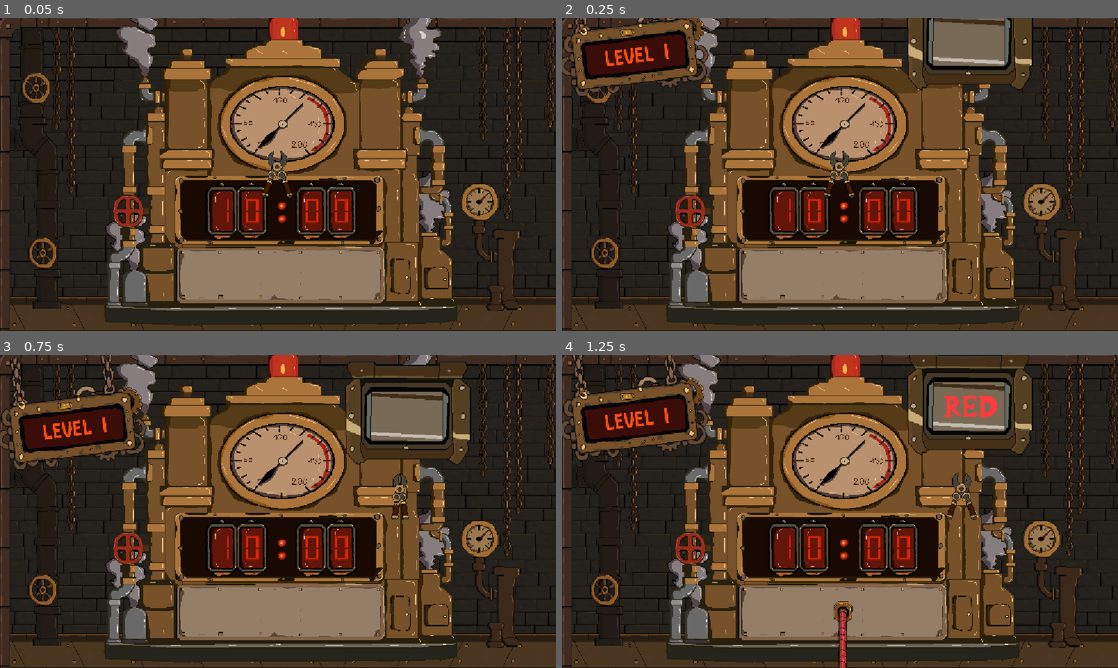
Above: before the commit, frames 1-4 (two rows, left to right).
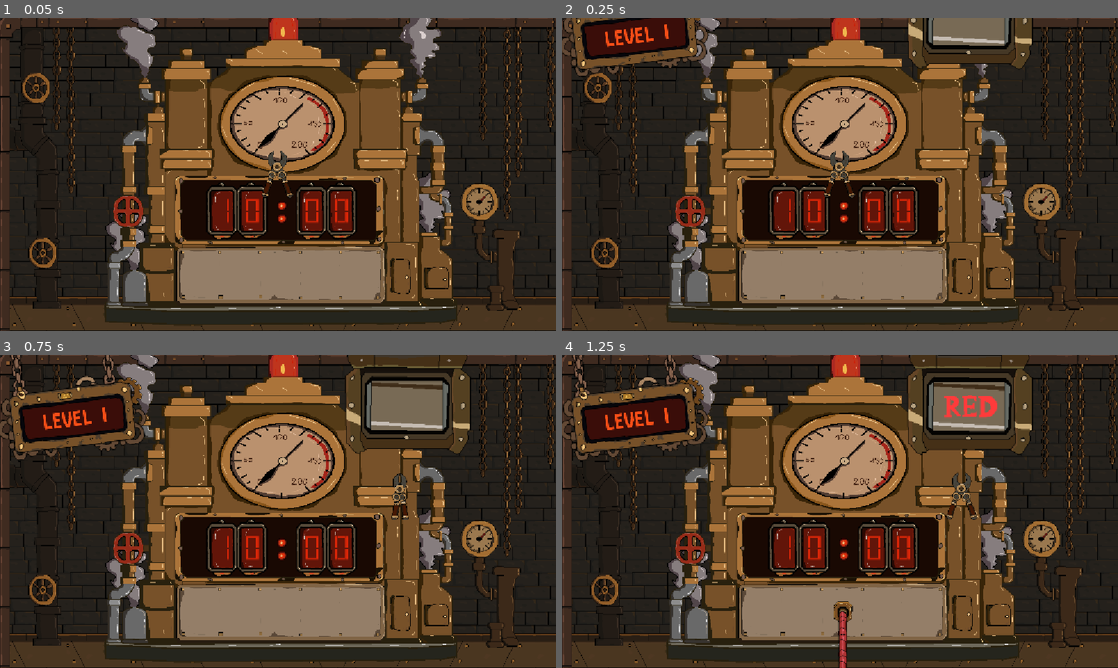
Above: after the commit, the same moments.

Repository: Coleim/cut_down_gmtk_2026
Game: Godot game, scene res://scenes/game_modes/GameReverse.tscn
Same seed, same stepped clock (60 frames per second), same inputs: the game is played once before the commit and once after it. This scene is started directly instead of the project's main scene.
Inputs (mouse positions are in pixels of both pictures, inside the frame that each line leads up to):
- Up to frame 1 (0.05 s): no input
- Up to frame 2 (0.25 s): no input
- Up to frame 3 (0.75 s): tap Enter at 0.5 s; move the mouse to (400, 495) at 0.52 s; hold Right from 0.53 s (still down); click (400, 495) at 0.67 s
- Up to frame 4 (1.25 s): keep holding Right

Frame 1 is identical in both runs. In frame 2, 7.1% of the frame differs, in the area x 0-85%, y 0-25%; in frame 3, 8.1%, in the area x 0-85%, y 0-37%; in frame 4, nothing differs.

Commit message:
ModePanel animation + GameOver button fix + remove bounce on all panels
- ModePanel: hidden by default, slides from (157,131) to (157,247) after LevelPanel lands
- ModePanel shown in all paths when mode is REVERSE (frame 0) or STRONG_CABLES (frame 1)
- All panel slide-in tweens changed from TRANS_BACK to TRANS_QUART (pulley feel, no bounce)
- MainMenu title also changed to TRANS_QUART
- GameOver: MenuButton now shows LevelSelect.png in STORY mode instead of MainMenu.png
- Added import files for Mode_Panel.png and Mode_Text.png

Diff:
--- a/scenes/game_modes/GameBase.tscn
+++ b/scenes/game_modes/GameBase.tscn
@@ -13,7 +13,8 @@
 [ext_resource type="Texture2D" uid="uid://bs6ysir2hwwxb" path="res://assets/sprites/TimerContainer.png" id="9_aptqa"]
 [ext_resource type="Texture2D" uid="uid://74gkle7jxvur" path="res://assets/sprites/Numbers.png" id="10_gynul"]
 [ext_resource type="Texture2D" uid="uid://d2ly7qgpmnyw0" path="res://assets/sprites/Dotslights.png" id="11_60iot"]
-[ext_resource type="FontFile" uid="uid://cr3q8nhf2vxn0" path="res://assets/fonts/Palatino.ttc" id="12_font"]
+[ext_resource type="Texture2D" uid="uid://1y7y3rngq3nj" path="res://assets/sprites/Mode_Panel.png" id="12_5rxmd"]
+[ext_resource type="Texture2D" uid="uid://n1bpv7o8v5sv" path="res://assets/sprites/Mode_Text.png" id="13_e3e5m"]
 
 [sub_resource type="AtlasTexture" id="AtlasTexture_6k07o"]
 atlas = ExtResource("10_gynul")
@@ -130,6 +131,28 @@
 }, {
 "duration": 1.0,
 "texture": SubResource("AtlasTexture_gynul")
+}],
+"loop": 1,
+"name": &"default",
+"speed": 5.0
+}]
+
+[sub_resource type="AtlasTexture" id="AtlasTexture_nhe67"]
+atlas = ExtResource("13_e3e5m")
+region = Rect2(0, 0, 169, 119)
+
+[sub_resource type="AtlasTexture" id="AtlasTexture_2asn1"]
+atlas = ExtResource("13_e3e5m")
+region = Rect2(0, 119, 169, 119)
+
+[sub_resource type="SpriteFrames" id="SpriteFrames_6bti2"]
+animations = [{
+"frames": [{
+"duration": 1.0,
+"texture": SubResource("AtlasTexture_nhe67")
+}, {
+"duration": 1.0,
+"texture": SubResource("AtlasTexture_2asn1")
 }],
 "loop": 1,
 "name": &"default",
@@ -303,6 +326,14 @@
 [node name="ShowColor" type="AnimatedSprite2D" parent="ColorSelector" unique_id=859084109]
 sprite_frames = SubResource("SpriteFrames_qiobv")
 
+[node name="ModePanel" type="Sprite2D" parent="." unique_id=1744435502]
+position = Vector2(157, 247)
+rotation = -0.06283185
+texture = ExtResource("12_5rxmd")
+
+[node name="ModeText" type="AnimatedSprite2D" parent="ModePanel" unique_id=1839505944]
+sprite_frames = SubResource("SpriteFrames_6bti2")
+
 [node name="LevelPanel" type="Sprite2D" parent="." unique_id=1563955765]
 position = Vector2(143, 105.00001)
 rotation = -0.12217305
@@ -313,15 +344,3 @@
 position = Vector2(1.6342773, 5.6257095)
 scale = Vector2(0.7692308, 0.7692308)
 sprite_frames = SubResource("SpriteFrames_vdwqs")
-
-[node name="ModeLabel" type="Label" parent="LevelPanel" unique_id=1478023702]
-visible = false
-offset_left = -80.0
-offset_top = -20.0
-offset_right = 80.0
-offset_bottom = 20.0
-theme_override_fonts/font = ExtResource("12_font")
-theme_override_font_sizes/font_size = 18
-text = "MODE"
-horizontal_alignment = 1
-vertical_alignment = 1
--- a/scenes/main_menu/MainMenu.tscn
+++ b/scenes/main_menu/MainMenu.tscn
@@ -72,7 +72,7 @@
 texture = ExtResource("3_wckin")
 
 [node name="MainTitle" type="Sprite2D" parent="." unique_id=450342072]
-position = Vector2(562, 229.99998)
+position = Vector2(588.99994, 229.99997)
 scale = Vector2(0.84117645, 0.84117645)
 texture = ExtResource("2_qmweu")
 
--- a/scripts/game_modes/GameBase.gd
+++ b/scripts/game_modes/GameBase.gd
@@ -13,7 +13,8 @@
 @onready var _cables_container: HBoxContainer = $UI/CablesContainer
 @onready var _level_panel: Sprite2D            = $LevelPanel
 @onready var _level_sprite: AnimatedSprite2D   = $LevelPanel/LevelSprite
-@onready var _mode_label: Label                = $LevelPanel/ModeLabel   # placeholder until sprite asset exists
+@onready var _mode_panel: Sprite2D             = $ModePanel
+@onready var _mode_text: AnimatedSprite2D      = $ModePanel/ModeText
 
 @onready var _color_selector: Sprite2D         = $ColorSelector
 @onready var _show_color: AnimatedSprite2D     = $ColorSelector/ShowColor
@@ -34,12 +35,15 @@
 var _time_left: float = 0.0
 var _level_ended: bool = false
 var _timer_running: bool = false
+var _mode_panel_end_pos: Vector2
 
 # ---------------------------------------------------------------------------
 # Lifecycle
 # ---------------------------------------------------------------------------
 
 func _ready() -> void:
+	_mode_panel_end_pos    = _mode_panel.position
+	_mode_panel.visible    = false
 	_color_selector.modulate.a = 0
 
 	# Set time before panel animates so the display is correct from frame 1
@@ -122,28 +126,43 @@
 # ---------------------------------------------------------------------------
 
 func _setup_panel() -> void:
-	# Configure the correct content before the panel slides in
+	# --- Content ---
 	match GameManager.current_path:
 		GameManager.PathType.STORY:
-			_level_sprite.visible   = true
-			_mode_label.visible     = false
+			_level_sprite.visible = true
 			_level_sprite.stop()
 			_level_sprite.animation = "default"
-			_level_sprite.frame     = clampi(GameManager.current_level_in_group - 1, 0, 4)
+			_level_sprite.frame = clampi(GameManager.current_level_in_group - 1, 0, 4)
 		_:  # ENDLESS / CHALLENGE
 			_level_sprite.visible = false
-			_mode_label.visible   = true
-			_mode_label.text      = GameManager.get_mode_name(GameManager.current_mode)
-
-	# Slide down from off-screen
-	var target_y := _level_panel.position.y
+
+	var show_mode_panel := false
+	match GameManager.current_mode:
+		GameManager.GameMode.REVERSE:
+			show_mode_panel = true
+			_mode_text.frame = 0
+		GameManager.GameMode.STRONG_CABLES:
+			show_mode_panel = true
+			_mode_text.frame = 1
+
+	# --- 1. LevelPanel slides down ---
+	var level_target_y := _level_panel.position.y
 	_level_panel.position.y = -200
 	var tween := create_tween()
-	tween.tween_property(_level_panel, "position:y", target_y, 1.0)\
-		 .set_ease(Tween.EASE_OUT).set_trans(Tween.TRANS_BACK)
+	tween.tween_property(_level_panel, "position:y", level_target_y, 1.0) \
+		 .set_ease(Tween.EASE_OUT).set_trans(Tween.TRANS_QUART)
 	await tween.finished
 
 	_setup_timer_display()
+
+	# --- 2. ModePanel slides down after LevelPanel lands ---
+	if show_mode_panel:
+		_mode_panel.position = Vector2(157.0, 131.0)
+		_mode_panel.visible  = true
+		var mode_tween := create_tween()
+		mode_tween.tween_property(_mode_panel, "position", _mode_panel_end_pos, 1.0) \
+				  .set_ease(Tween.EASE_OUT).set_trans(Tween.TRANS_QUART)
+		await mode_tween.finished
 
 
 func _setup_color_selector() -> void:
@@ -151,8 +170,8 @@
 	_color_selector.position.y = -200
 	_color_selector.modulate.a = 1
 	var tween := create_tween()
-	tween.tween_property(_color_selector, "position:y", target_y, 1.0)\
-		 .set_ease(Tween.EASE_OUT).set_trans(Tween.TRANS_BACK)
+	tween.tween_property(_color_selector, "position:y", target_y, 1.0) \
+		 .set_ease(Tween.EASE_OUT).set_trans(Tween.TRANS_QUART)
 	await tween.finished
 
 
--- a/scripts/game_over/GameOver.gd
+++ b/scripts/game_over/GameOver.gd
@@ -17,6 +17,7 @@
 		GameManager.PathType.STORY:
 			_score_label.text = ""
 			_best_label.text  = ""
+			_menu_button.texture_normal = load("res://assets/sprites/LevelSelect.png")
 		GameManager.PathType.ENDLESS:
 			_score_label.text = "Score: %d" % GameManager.session_score
 			_best_label.text  = "Best: %d" % SaveManager.endless_best
--- a/scripts/main_menu/MainMenu.gd
+++ b/scripts/main_menu/MainMenu.gd
@@ -31,7 +31,7 @@
 	_main_title.position.y = -200
 	var tween := create_tween()
 	tween.tween_property(_main_title, "position:y", target_y, 1.0) \
-		 .set_ease(Tween.EASE_OUT).set_trans(Tween.TRANS_BACK)
+		 .set_ease(Tween.EASE_OUT).set_trans(Tween.TRANS_QUART)
 
 	tween.tween_callback(func():
 		# Start smoke loop once the panel has landed
Not shown, added: assets/sprites/Mode_Panel.png.import
Not shown, added: assets/sprites/Mode_Text.png.import
